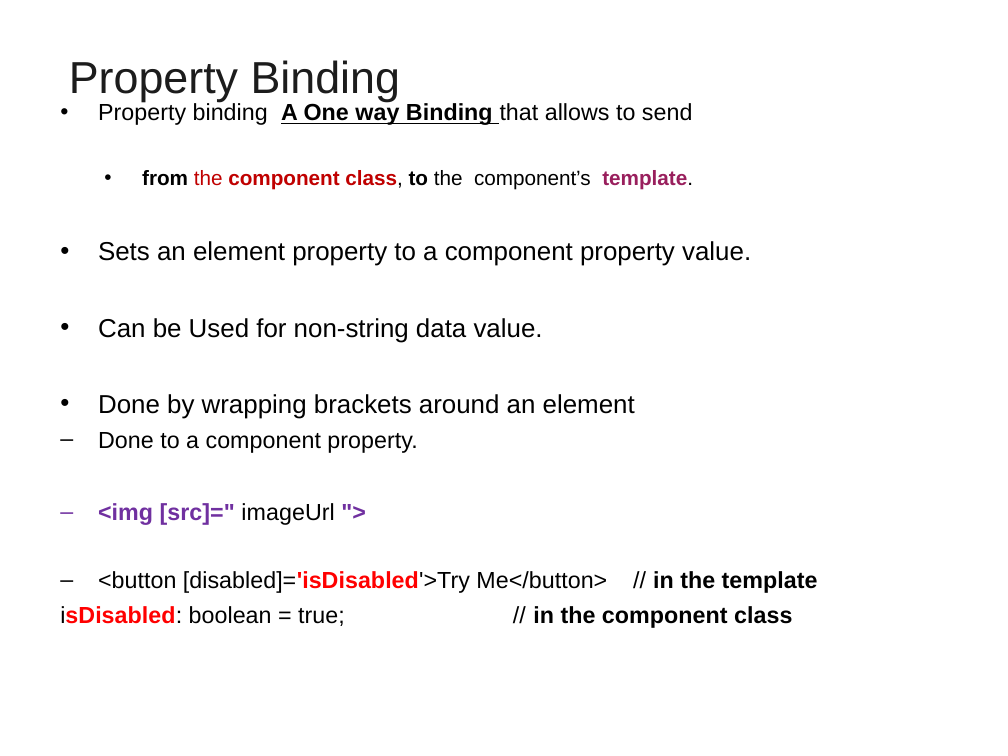
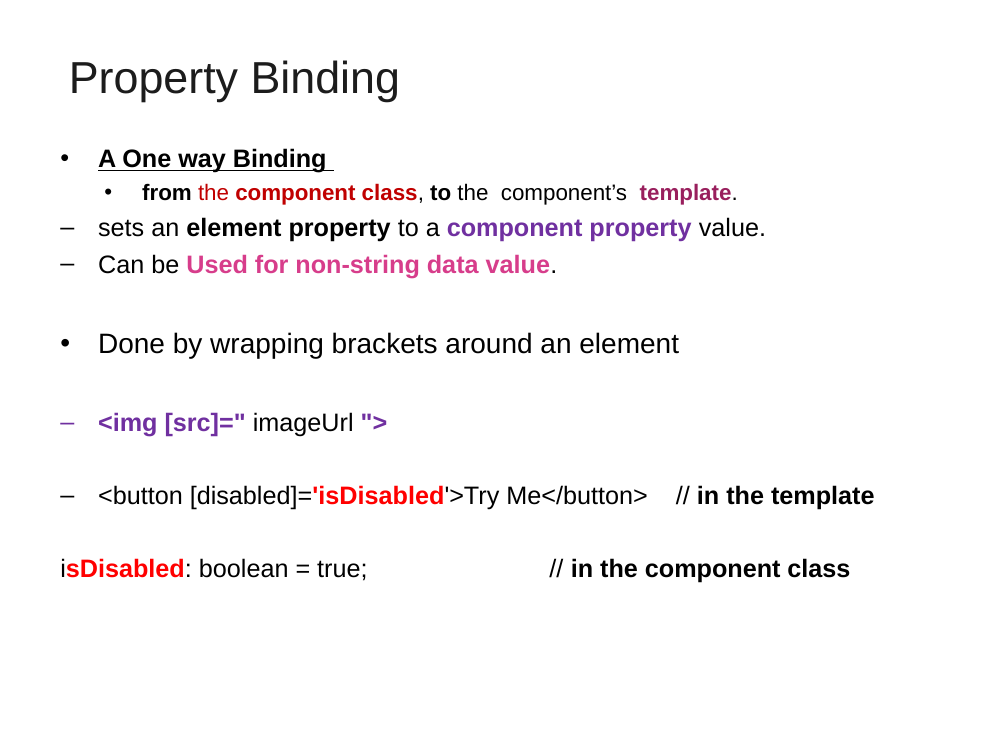
Before and after one commit to vatsank/angularExample, a slide deck: slide 86 of Angular_Module01.ppt (slide 92 before the commit). Drawn at 1008x756 pixels with LibreOffice and Linux fonts; fonts in the diff are those of the drawing; background and template pictures are left out. Boxes give left, top, right and bottom in pixels: in the first picture for what was removed or moved away, otherwise in the second. Text is boxed around its words. In the diff, an @@ line names an element or a change of style, - is before the commit and + after.

```diff
--- a/Angular_Module01.ppt
+++ b/Angular_Module01.ppt
@@ text "A One way Binding": place and size @@
-text "A One way Binding" at box(60, 102, 818, 628)
+text "A One way Binding" at box(60, 148, 850, 583)
@@ text at box(98, 148, 327, 173): text changed; size 16.6 to 18 pt; bold on @@
-  • Property binding A One way Binding that allows to send
+  • A One way Binding
@@ text at box(60, 183, 850, 583): size 14.8 to 16 pt in "from the component class, to the component’s ..."; size 18.5 to 18 pt in "Can be Used for non-string data value."; text colour #000000 to #D73D8B, bold on in "Used for non-string data value."; size 18.5 to 20 pt in "Done by wrapping brackets around an element"; size 16.6 to 18 pt in "<img [src]=" imageUrl ">", "<button [disabled]='isDisabled'>Try Me</button> // in the te ...", "isDisabled: boolean = true; // in the ..."; bullet • to –; list level 1 to 2 in "Can be Used for non-string ..." @@
@@ text at box(98, 217, 766, 242): text changed; size 18.5 to 18 pt; bold on @@
-• Sets an element property to a component property value.
+  – sets an element property to a component property value.
@@ text at box(98, 432, 417, 453): paragraph removed @@
-  – Done to a component property.
```
Also in this commit, not shown: 23 other slides changed, 4 slides added, 11 slides removed, 1 other file.
